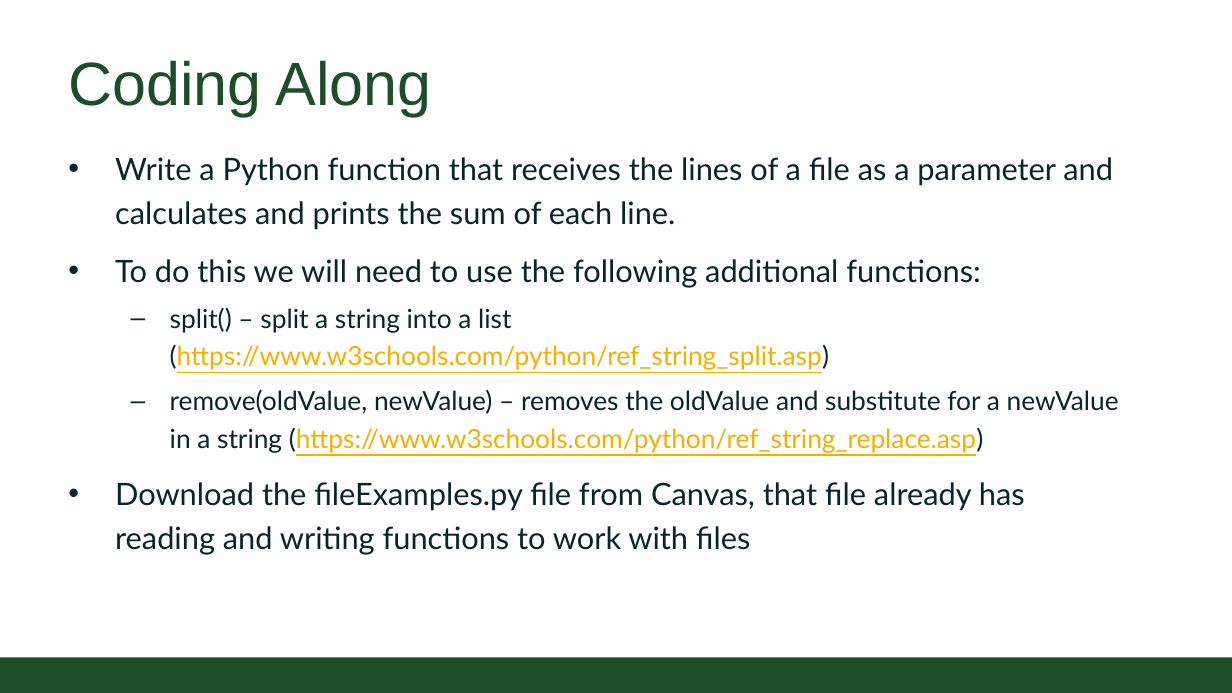
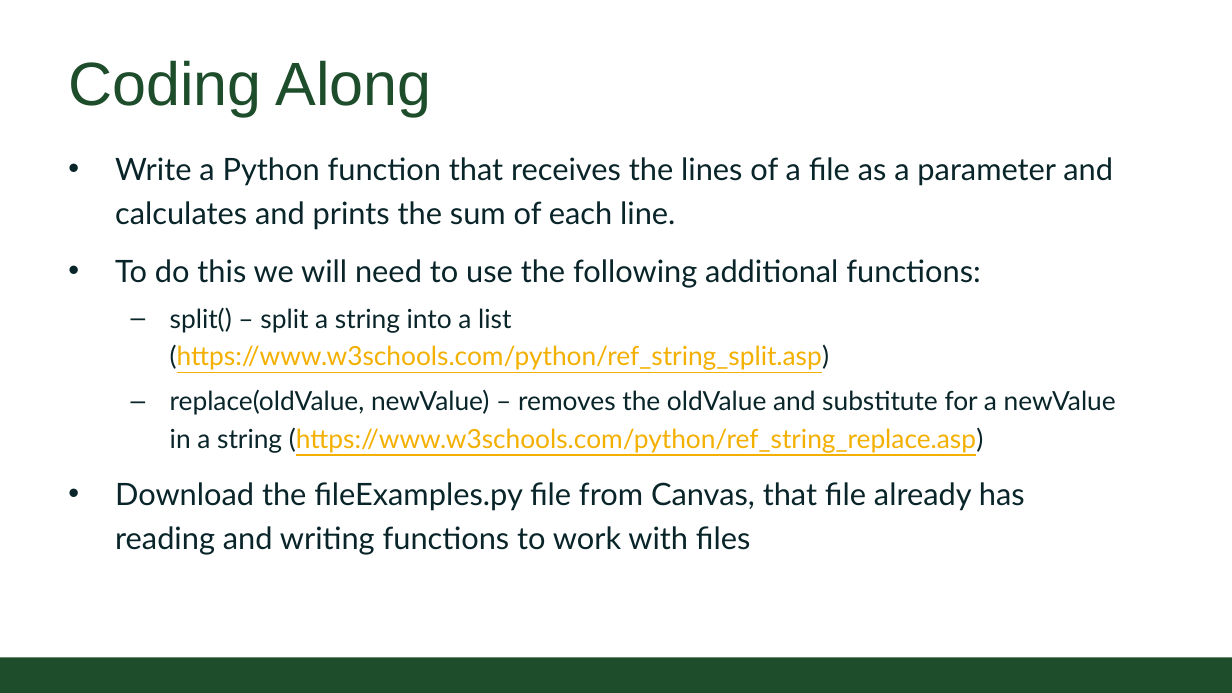
Before and after one commit to CSU-CS152/Handouts, a slide deck: slide 12 of 05_02FilesCS152.pptx. Drawn at 1232x693 pixels with LibreOffice and Linux fonts; fonts in the diff are those of the drawing; background and template pictures are left out. Boxes give left, top, right and bottom in pixels: in the first picture for what was removed or moved away, otherwise in the second. Text is boxed around its words. In the diff, an @@ line names an element or a change of style, - is before the commit and + after.

Commit message:
Files update

```diff
--- a/05_02FilesCS152.pptx
+++ b/05_02FilesCS152.pptx
@@ text at (170, 389, 1116, 453): text changed @@
-  – remove(oldValue, newValue) – removes the oldValue and substitute for a newValue in a string (https://www.w3schools.com/python/ref_string_replace.asp)
+  – replace(oldValue, newValue) – removes the oldValue and substitute for a newValue in a string (https://www.w3schools.com/python/ref_string_replace.asp)
```
